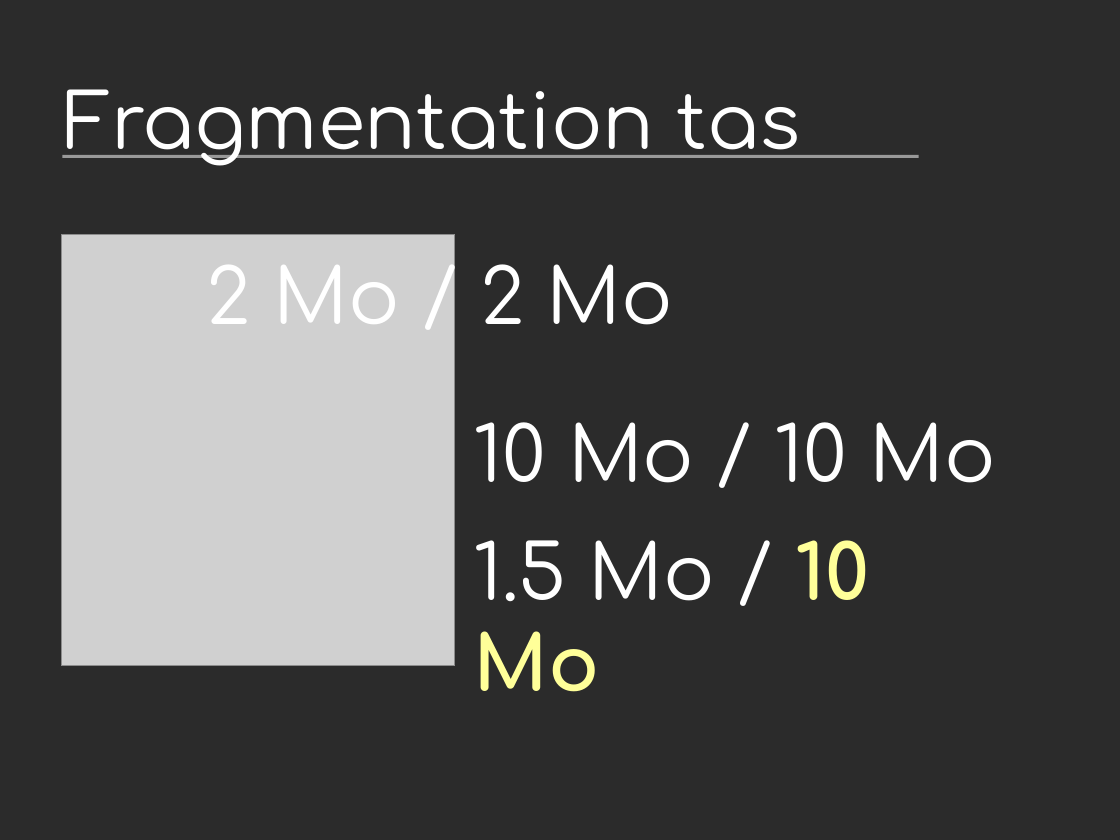
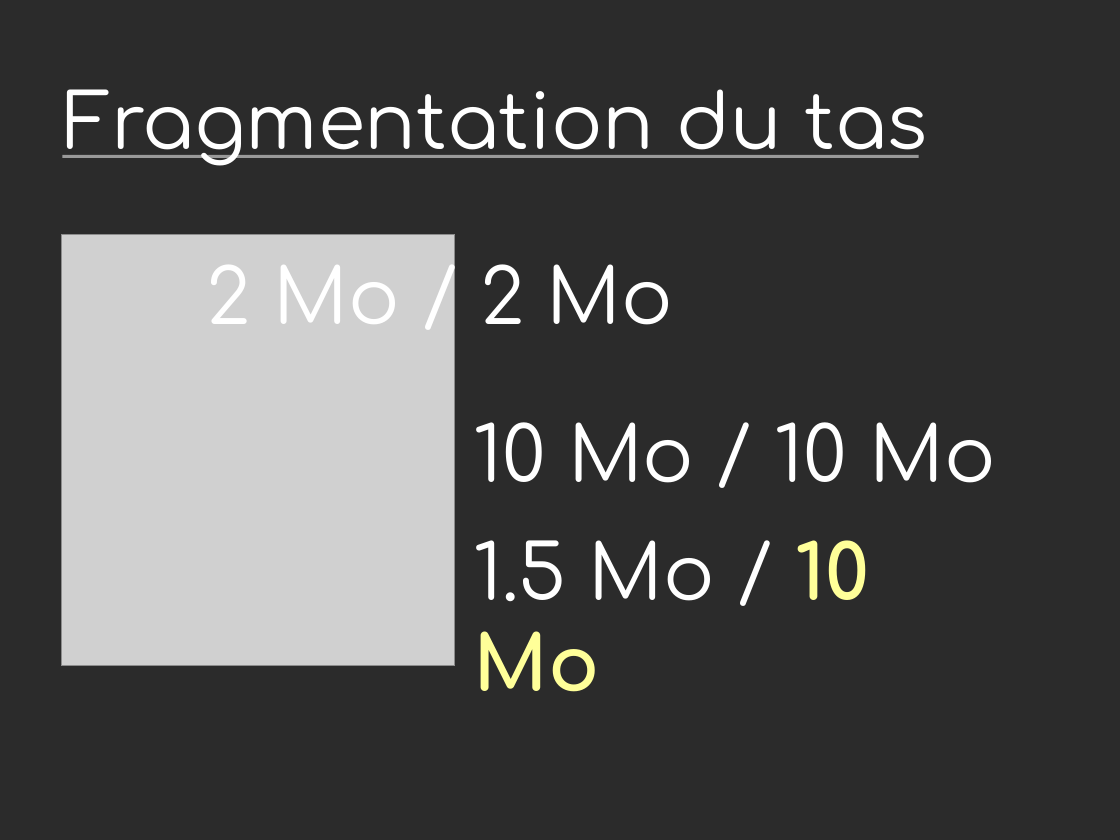
Before and after one commit to vstinner/talks, a slide deck: slide 5 of 2013-PyconFR-Strasbourg/tracemalloc.odp. Drawn at 1120x840 pixels with LibreOffice and Linux fonts; fonts in the diff are those of the drawing; grey boxes stand for pictures; background and template pictures are left out; a plain dark background stands for a picture behind light text. Boxes give left, top, right and bottom in pixels: in the first picture for what was removed or moved away, otherwise in the second. Text is boxed around its words. In the diff, an @@ line names an element or a change of style, - is before the commit and + after.

```diff
--- a/2013-PyconFR-Strasbourg/tracemalloc.odp
+++ b/2013-PyconFR-Strasbourg/tracemalloc.odp
@@ title at <box>64,89,928,166</box>: text changed @@
-Fragmentation tas
+Fragmentation du tas
```
Also in this commit, not shown: 5 other slides changed, 1 other file.
